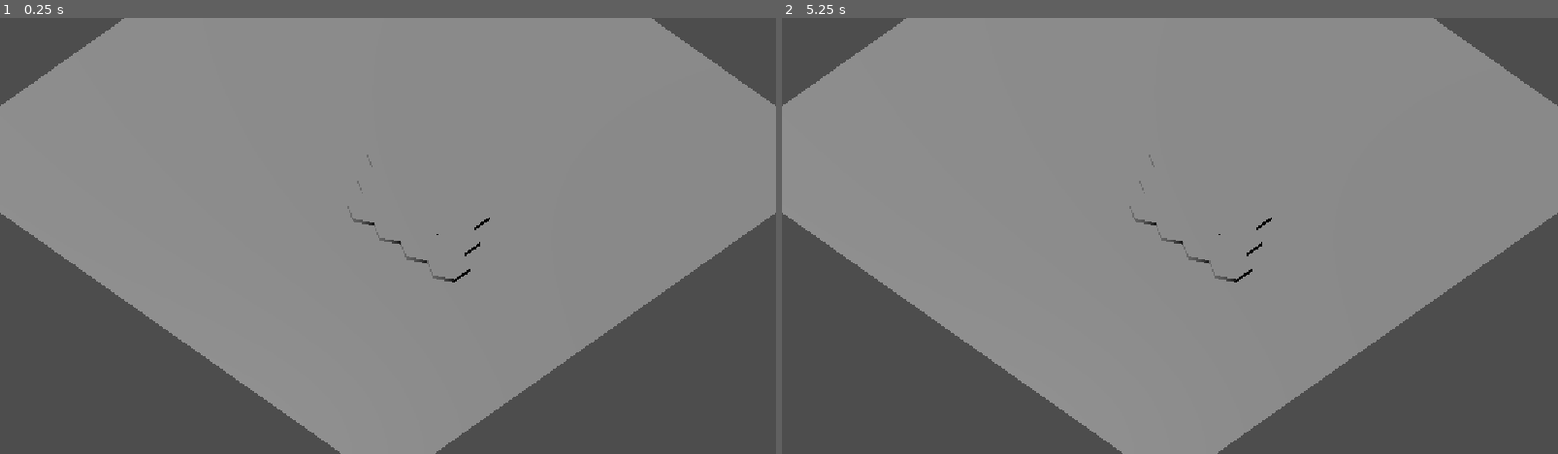
Above: before the commit, frames 1-2 (left to right).
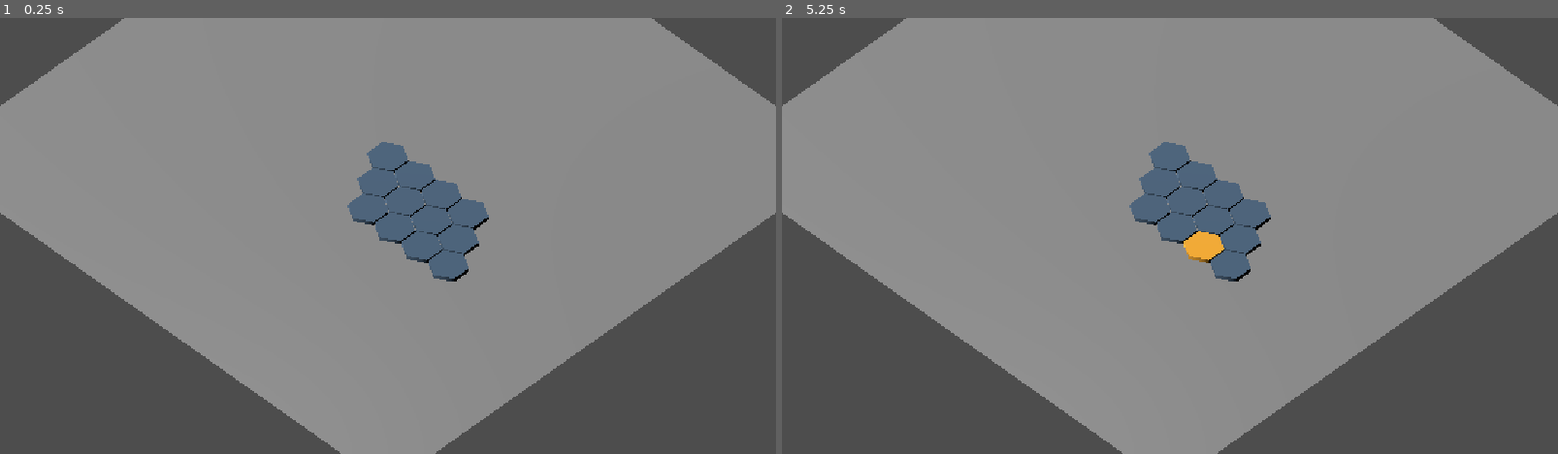
Above: after the commit, the same moments.

Repository: dhanoafarmaan/DND_Game
Game: Godot game, scene res://src/scenes/main/main.tscn
Same seed, same stepped clock (60 frames per second), same inputs: the game is played once before the commit and once after it. The project has no main scene, so this scene is started directly.
Inputs (mouse positions are in pixels of both pictures, inside the frame that each line leads up to):
- Up to frame 1 (0.25 s): no input
- Up to frame 2 (5.25 s): tap Enter at 0.5, 2, 3.5 s; move the mouse to (1340, 214) at 0.52 s; click (1340, 214) at 0.67 s; tap Space at 1.25, 2.75, 4.25 s; move the mouse to (1014, 257) at 1.27 s; click (1014, 257) at 1.42 s; move the mouse to (1247, 140) at 2.02 s; click (1247, 140) at 2.17 s; move the mouse to (1131, 323) at 2.77 s; click (1131, 323) at 2.92 s; move the mouse to (1402, 301) at 3.52 s; click (1402, 301) at 3.67 s; move the mouse to (937, 170) at 4.27 s; click (937, 170) at 4.42 s; move the mouse to (1208, 236) at 5.02 s; click (1208, 236) at 5.17 s

The runs differ from the first frame. In frame 1, 3.1% of the frame differs, in the area x 44-64%, y 28-61%; in frame 2, 3.1%.

Commit message:
Update hex grid implementation

Diff:
--- a/src/scripts/core/main.gd
+++ b/src/scripts/core/main.gd
@@ -1,11 +1,47 @@
-extends Node
+extends Node3D
+
+@onready var camera: Camera3D = $Camera3D
+@onready var hex_grid = $HexGrid
+
+var selected_tile: StaticBody3D = null
 
 
-# Called when the node enters the scene tree for the first time.
 func _ready() -> void:
 	print("DND initialized")
 
 
-# Called every frame. 'delta' is the elapsed time since the previous frame.
-func _process(delta: float) -> void:
+func _process(_delta: float) -> void:
 	pass
+
+
+func _unhandled_input(event: InputEvent) -> void:
+	if event is InputEventMouseButton:
+		if event.button_index == MOUSE_BUTTON_LEFT and event.pressed:
+			select_mouse_tile()
+
+func select_mouse_tile() -> void:
+	var mouse_position := get_viewport().get_mouse_position()
+
+	var ray_origin := camera.project_ray_origin(mouse_position)
+	var ray_direction := camera.project_ray_normal(mouse_position)
+
+	var ray_end := ray_origin + ray_direction * 1000.0
+
+	var query := PhysicsRayQueryParameters3D.create(
+		ray_origin,
+		ray_end
+	)
+
+	var result := get_world_3d().direct_space_state.intersect_ray(query)
+
+	if result:
+		var collider = result["collider"]
+
+		if collider.has_method("set_selected"):
+			if selected_tile != null:
+				selected_tile.set_selected(false)
+
+			selected_tile = collider
+			selected_tile.set_selected(true)
+
+			print("Selected hex: ", selected_tile.get("coordinates"))
--- a/src/scripts/grid/hex_grid.gd
+++ b/src/scripts/grid/hex_grid.gd
@@ -6,6 +6,7 @@
 @export var tile_y_offset: float = 0.1
 @export var tile_scene: PackedScene
 
+var tiles: Dictionary = {}
 
 func _ready() -> void:
 	generate_grid()
@@ -33,7 +34,9 @@
 				world_position.z
 			)
 
+			tile.scale = Vector3(0.96, 1.0, 0.96)
 			add_child(tile)
+			tiles[Vector2i(q, r)] = tile
 
 
 func axial_to_world(q: int, r: int) -> Vector3:
@@ -41,3 +44,6 @@
 	var z: float = hex_radius * 1.5 * r
 
 	return Vector3(x, 0.0, z)
+
+func get_tile(coordinates: Vector2i) -> StaticBody3D:
+	return tiles.get(coordinates)
--- a/src/scripts/grid/hex_tile.gd
+++ b/src/scripts/grid/hex_tile.gd
@@ -2,9 +2,24 @@
 
 @export var coordinates: Vector2i = Vector2i.ZERO
 @export var elevation: float = 0.0
+@export var base_color: Color = Color(0.3, 0.4, 0.5)
+@export var selected_color: Color = Color(1.0, 0.7, 0.2)
 
 @onready var mesh_instance: MeshInstance3D = $MeshInstance3D # Short for get_node("MeshInstance3D")
 
+var tile_material: StandardMaterial3D
 
 func _ready() -> void:
 	print("HexTile initialized at: ", coordinates)
+
+	tile_material = StandardMaterial3D.new()
+	tile_material.albedo_color = base_color
+
+	mesh_instance.material_override = tile_material
+
+
+func set_selected(selected: bool) -> void:
+	if selected:
+		tile_material.albedo_color = selected_color
+	else:
+		tile_material.albedo_color = base_color
